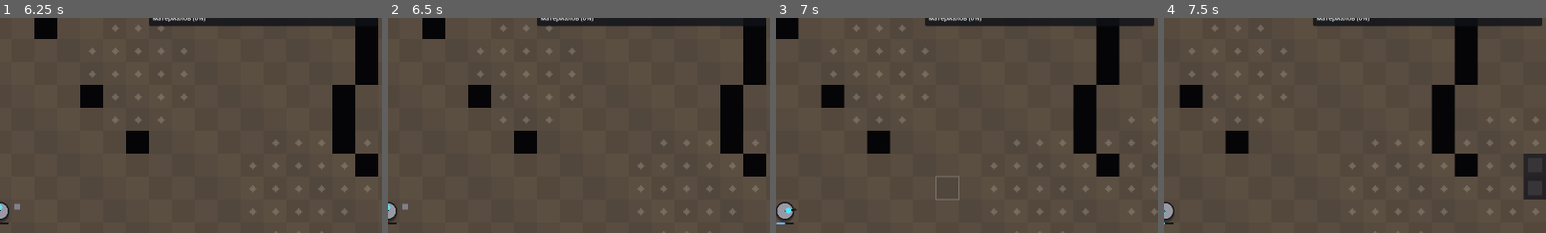
Above: before the commit, frames 1-4 (left to right).
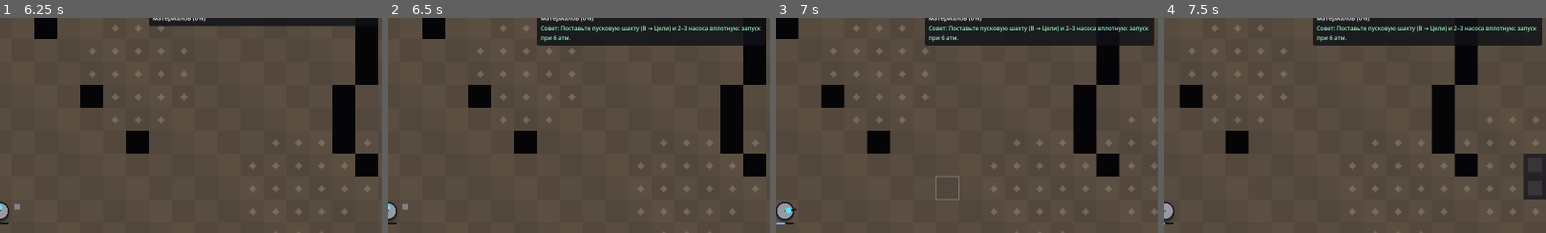
Above: after the commit, the same moments.

Repository: svagtozar/Pheuma
Game: Godot game, scene res://game/main.tscn
The game is run twice, just before and just after one commit, with the same random seed, the same clock (stepped at 60 frames per second) and the same inputs.
Inputs (mouse positions are % of the whole screen's width and height, from its top left):
- Up to frame 1 (6.25 s): click "Выбросить 1 кг" at 0.5 s; click "Выбросить 5 кг" at 1.25 s; click "Всё" at 2 s; click "Пропустить шаг" at 2.75 s; click "Пропустить шаг" at 3.5 s; click "Пропустить шаг" at 4.25 s; click "Пропустить шаг" at 5 s; click "Выключить обучение" at 5.75 s
- Up to frame 2 (6.5 s): no input
- Up to frame 3 (7 s): tap Enter at 6.5 s; move the mouse to (72, 45) at 6.52 s; hold D from 6.53 s (still down); hold Shift from 6.53 s (still down); click (72, 45) at 6.67 s; tap Space at 6.77 s
- Up to frame 4 (7.5 s): release D at 7.25 s; release Shift at 7.25 s; drag from (30, 55) to (45, 70) at 7.27 s
The pictures show only the part of the screen within x 50-100%, y 5-55%; the shares and areas given below are measured in that part.

Frame 1 is identical in both runs. In frame 2, 5.0% of the frame differs, in the area x 39-98%, y 3-13%; in frame 3, 5.0%; in frame 4, 5.1%, in the area x 39-99%, y 3-13%.

Commit message:
Первые минуты: совет «что дальше» под целью и указатель на карте
- core/advisor.gd: сначала диагностика простоев (некуда отдавать, склад
  полон, нет насоса в газовой сети, пушка без цели, залежь кончилась),
  потом шаг к текущему этапу для всех типов этапов.
- Совет не раскрывает скрытые теги: предлагает пробу, различающую тег,
  и машину, которая его даёт (с условием и пометкой о прокачке);
  незнакомые материалы не называет.
- HUD: строка «Совет» под целью (2 раза в секунду), в обучении скрыта;
  вид: пульсирующее кольцо на клетке или стрелка у робота, если клетка
  за краем экрана; переключатель в настройках.
- Тесты test_advisor.gd.

Co-Authored-By: Claude Opus 5.5 <noreply@anthropic.com>
Claude-Session: https://claude.ai/code/session_01HTmYj27ymvfgn1njUTRNRx

Diff:
--- /dev/null
+++ b/core/advisor.gd
@@ -0,0 +1,238 @@
+class_name Advisor
+## Совет «что дальше»: одна строка с конкретным шагом и клетка, на которую показать.
+## Сначала — почему стоит то, что уже построено (давление, некуда отдавать, склад полон,
+## пушка без цели), потом — шаг к текущему этапу цели. Совет опирается только на то,
+## что игрок уже знает: скрытые теги материалов он не выдаёт, а подсказывает, какой
+## пробой или какой машиной их искать.
+
+## {"text": String, "cell": Vector2i или null}
+static func advise(w: World) -> Dictionary:
+	if w.goals.completed:
+		return _r("Цель выполнена. N — новая планета.")
+	if w.goals.choice_pending():
+		return _r("Выберите путь в окне выбора этапа.")
+	if w.robot.hp < w.robot.max_hp() * 0.3:
+		var fab: Array = w.machines_of("fabricator")
+		return _r("Корпус на исходе — уйдите от опасности%s." % (", у фабрикатора корпус чинится" if not fab.is_empty() else ""),
+			fab[0].cell if not fab.is_empty() else null)
+	var d := diagnose(w)
+	if not d.is_empty():
+		return d
+	return stage_step(w, w.goals.current())
+
+static func _r(text: String, cell = null) -> Dictionary:
+	return {"text": text, "cell": cell}
+
+# ---------------------------------------------------------------- почему стоит
+
+## Первая машина, которая стоит по понятной причине, и что с этим сделать.
+static func diagnose(w: World) -> Dictionary:
+	var ids: Array = w.machines.keys()
+	ids.sort()
+	for id in ids:
+		var m: Machine = w.machines[id]
+		var name := "«%s» %d,%d" % [m.display_name(), m.cell.x, m.cell.y]
+		if not m.out_queue.is_empty():
+			var oc: Vector2i = m.out_cell(int(m.out_queue[0][1]))
+			var t = w.machine_at(oc)
+			if t == null:
+				return _r("%s: некуда отдавать груз — поставьте контейнер по стрелке выхода (%d,%d)." % [name, oc.x, oc.y], oc)
+			if t.is_storage() and t.capacity() > 0.0 and t.free_space() < m.out_queue[0][0].mass:
+				return _r("«%s» %d,%d полон — поставьте за ним ещё один или заберите груз (T у хранилища)." % [t.display_name(), oc.x, oc.y], oc)
+		if m is Processor and m.status.begins_with("мало давления") and not _has_pump(w, m):
+			return _r("%s: %s — поставьте насос вплотную или протяните трубу от насоса." % [name, m.status], m.cell)
+		if m is Cannon and not m.is_silo() and m.status.begins_with("нет цели"):
+			return _r("Пушке %d,%d некуда стрелять — L: клик по пушке, затем по приёмнику." % [m.cell.x, m.cell.y], m.cell)
+		if m is Cannon and not m.items.is_empty() and not _has_pump(w, m):
+			return _r("%s: нет насоса — поставьте насос вплотную, выстрел при %.0f атм." % [name, m.fire_pressure(w)], m.cell)
+		if m.kind == "drill" and m.status == "залежь пуста":
+			return _r("Залежь под буром %d,%d кончилась — снесите бур и поставьте на другую." % [m.cell.x, m.cell.y], m.cell)
+	return {}
+
+## Есть ли насос в той же газовой сети.
+static func _has_pump(w: World, m: Machine) -> bool:
+	if not w.gas.has_node(m.id):
+		return false
+	var seen := {m.id: true}
+	var queue: Array = [m.id]
+	while not queue.is_empty():
+		var id: int = queue.pop_back()
+		var x = w.machines.get(id)
+		if x != null and x.kind == "pump":
+			return true
+		for n in w.gas.neighbors(id):
+			if not seen.has(n):
+				seen[n] = true
+				queue.append(n)
+	return false
+
+# ---------------------------------------------------------------- шаг к этапу
+
+static func stage_step(w: World, st: Dictionary) -> Dictionary:
+	match st.type:
+		"build_count":
+			var have: int = w.machines_of(st.kind).size()
+			if st.kind == "drill":
+				var dep = nearest_deposit(w, null, w.starter.hardness + 0.5)
+				var where := " Ближайшая залежь — %d,%d." % [dep.x, dep.y] if dep != null else " Ищите залежи: цветные пятна, серые крестики — ещё не разглядели."
+				return _r("Поставьте бур на залежь (B → Бур), перед ним по стрелке — контейнер. Ещё %d.%s" % [st.n - have, where], dep)
+			return _r("Поставьте «%s» (B). Ещё %d." % [Buildings.name_of(st.kind), st.n - have])
+		"stockpile_tags":
+			for t in st.tags:
+				var have: float = w.stored_with_tag(t)
+				if have + 0.01 < st.tags[t]:
+					return tag_step(w, t, "в контейнер или бак (%.0f/%.0f кг)" % [have, st.tags[t]], "container")
+			return _r(st.desc)
+		"stockpile_mass":
+			return _r("Запасите больше: любой бур → контейнер. Хранилища считаются все, и в свёрнутых блоках тоже.")
+		"launch_mass", "launch_variety", "launch_tag", "launch_exotic":
+			return launch_step(w, st)
+		"deliveries":
+			if w.machines_of("cannon").is_empty():
+				return _r("Пушка (B → Пневматика) с насосом вплотную, приёмник в нескольких клетках, L — связать. Бур или Q кладёт груз в пушку.")
+			return _r("Капсулы, попавшие в приёмник, засчитываются: держите пушку заряженной (бур за ней) и под давлением.")
+		"discover_tags":
+			return _r("Узнайте ещё %d тегов: касание (Z) у залежей, пробы материалов из инвентаря, обработка в машинах." % max(0, st.n - w.robot.known_tags.size()))
+		"discover_interactions":
+			return _r("Взаимодействия открываются в обработчике: груз сзади, реагент слева. Пробуйте разные пары материалов.")
+		"discover_exotic":
+			return _r("Невозможные теги находят пробами и обработкой: облучатель, резонатор, сверхдавление в компрессоре.")
+		"machines_working":
+			var c := 0
+			for m in w.all_machines():
+				if m is Processor and m.busy != null and m.enabled:
+					c += 1
+			return _r("Машин обработки в работе: %d из %d. Каждой нужен свой поток груза — бур за ней." % [c, st.n])
+		"sensor_network":
+			var c := 0
+			for m in w.machines_of("sensor"):
+				if not w.logic.wires_from(m.id).is_empty():
+					c += 1
+			return _r("Датчики с проводом: %d из %d. Поставьте датчик у контейнера и проведите провод (V) к машине." % [c, st.n])
+		"vent_gas":
+			return _r("Выпускайте газ: декомпрессор или насос в режиме откачки (в инспекторе насоса).")
+		"excavate":
+			return _r("Раскопки: встаньте на клетку руин (сиреневые с рамкой) и удерживайте E.")
+		"dome_env", "beacon_hold":
+			var kind := "dome" if st.type == "dome_env" else "beacon"
+			var ms: Array = w.machines_of(kind)
+			if ms.is_empty():
+				return _r("Поставьте «%s» (B → Цели) и насосы рядом." % Buildings.name_of(kind))
+			return _r("Держите условия у «%s»: смотрите давление и температуру в инспекторе (клик по нему)." % Buildings.name_of(kind), ms[0].cell)
+	return _r(st.desc)
+
+## Запуски на орбиту: шахта, давление, груз.
+static func launch_step(w: World, st: Dictionary) -> Dictionary:
+	var silos: Array = w.machines_of("launch_silo")
+	if silos.is_empty():
+		return _r("Поставьте пусковую шахту (B → Цели) и 2–3 насоса вплотную: запуск при 6 атм.")
+	var s: Cannon = silos[0]
+	if s.items.is_empty():
+		if st.type == "launch_tag":
+			return tag_step(w, st.tag, "в пусковую шахту", "launch_silo")
+		return _r("Шахта пуста: подведите к ней бур или положите груз (Q рядом с шахтой).", s.cell)
+	var p: float = w.gas.pressure(s.id)
+	if p < s.fire_pressure(w):
+		return _r("Шахте нужно %.0f атм, сейчас %.1f — ещё насос вплотную или ждите." % [s.fire_pressure(w), p], s.cell)
+	if st.type == "launch_variety":
+		return _r("Нужно ещё %d разных материалов на орбите — подкладывайте в шахту разные." % max(0, st.n - w.launched.subs.size()), s.cell)
+	return _r("Шахта под давлением — груз уходит на орбиту.", s.cell)
+
+## Как получить материал с тегом — только из того, что игрок знает.
+static func tag_step(w: World, tag: String, dest: String, sink: String) -> Dictionary:
+	var tn := MaterialTags.display(tag)
+	# Известный материал с тегом, который можно накопать.
+	for s in w.planet.materials:
+		if tag in w.known_tags_of(s):
+			var dep = nearest_deposit(w, s)
+			if dep != null:
+				return _r("«%s» есть у %s: бур на залежь %d,%d → %s %s." % [tn, s.name, dep.x, dep.y, Buildings.name_of(sink).to_lower(), dest], dep)
+	# Уже в руках (например, после обработки).
+	for id in w.robot.inventory:
+		var s: Substance = w.db.get_sub(id)
+		if tag in w.known_tags_of(s):
+			return _r("У вас есть %s с «%s» — положите %s (Q у постройки)." % [s.name, tn, dest])
+	# Не проверенные на этот тег материалы: какой пробой проверить.
+	var how := _how_to_check(tag)
+	var unchecked: Array = []
+	var unseen := 0
+	for s in w.planet.materials:
+		if tag in w.known_tags_of(s) or tag in w.excluded_of(s) or nearest_deposit(w, s) == null:
+			continue
+		if seen(w, s):
+			unchecked.append(s)
+		else:
+			unseen += 1
+	var makers := makers_of(w, tag)
+	var tail := (" Или обработкой: %s." % makers) if makers != "" else ""
+	if unchecked.is_empty() and unseen > 0:
+		var dep = nearest_deposit(w)
+		return _r("«%s» ещё не нашли. Накопайте образцы (E у залежи) и %s.%s" % [tn, _lc(_how_to_check(tag)), tail], dep)
+	if not unchecked.is_empty():
+		var names: Array = unchecked.slice(0, 3).map(func(s): return s.name)
+		var dep = nearest_deposit(w, unchecked[0])
+		return _r("«%s» ещё не нашли. %s: %s%s.%s" % [tn, how, ", ".join(names), "…" if unchecked.size() > 3 else "", tail], dep)
+	if makers != "":
+		return _r("«%s» нет в сырье — получите обработкой: %s." % [tn, makers])
+	return _r("«%s»: ищите новые залежи — сканер и прокачка «Собирателя» показывают дальние." % tn)
+
+## Игрок уже встречал материал: касался его или держал образец.
+static func seen(w: World, s: Substance) -> bool:
+	return w.is_analyzed(s) or w.robot.mass_of(s.id) > 0.0 or not w.known_tags_of(s).is_empty() or not w.excluded_of(s).is_empty()
+
+static func _lc(t: String) -> String:
+	return t.substr(0, 1).to_lower() + t.substr(1)
+
+static func _how_to_check(tag: String) -> String:
+	if tag in Probes.VISIBLE:
+		return "Коснитесь залежи (Z рядом)"
+	for pid in Probes.ORDER:
+		if tag in Probes.PROBES[pid].tags:
+			return "Проверьте пробой «%s»" % Probes.PROBES[pid].n
+	return "Следите за материалами в машинах — тег выдаст себя поведением"
+
+## Машины, которые добавляют тег, с условием: «Компрессор (из «плотный», от 6 атм)».
+## Сначала открытые, потом закрытые с пометкой.
+static func makers_of(w: World, tag: String) -> String:
+	var open: Array = []
+	var locked: Array = []
+	for pid in Processes.PROCESSES:
+		var k := Planner.kind_of(pid)
+		if k == "":
+			continue
+		for rule in Processes.PROCESSES[pid].get("rules", []):
+			if not tag in rule.get("add", []):
+				continue
+			var cond: Array = []
+			if not rule.get("all", []).is_empty():
+				cond.append("из " + ", ".join(rule.all.map(func(t): return "«%s»" % MaterialTags.display(t))))
+			elif not rule.get("any", []).is_empty():
+				cond.append("из " + " или ".join(rule.any.map(func(t): return "«%s»" % MaterialTags.display(t))))
+			if rule.has("min_p"):
+				cond.append("от %.0f атм" % rule.min_p)
+			var txt := Buildings.name_of(k) + (" (%s)" % ", ".join(cond) if not cond.is_empty() else "")
+			if w.robot.unlocked.has(k):
+				open.append(txt)
+			else:
+				locked.append(txt.trim_suffix(")") + (", " if txt.ends_with(")") else " (") + "открыть в прокачке)")
+			break
+	return "; ".join(open.slice(0, 2)) if not open.is_empty() else ("" if locked.is_empty() else locked[0])
+
+## Ближайшая к роботу свободная залежь (материала s, если задан).
+static func nearest_deposit(w: World, s: Substance = null, max_hard: float = INF):
+	var best = null
+	var bd := INF
+	var rc := w.robot_cell()
+	for c in w.planet.deposits:
+		var dep = w.planet.deposits[c]
+		if dep.amount <= 0.0 or w.grid.has(c):
+			continue
+		if s != null and dep.sub != s.id:
+			continue
+		if max_hard < INF and w.db.get_sub(dep.sub) != null and w.db.get_sub(dep.sub).hardness > max_hard:
+			continue
+		var dd := Vector2(c - rc).length()
+		if dd < bd:
+			bd = dd
+			best = c
+	return best
--- a/game/main.gd
+++ b/game/main.gd
@@ -209,6 +209,8 @@
 	ui_scale = float(st.get("ui_scale", 1.0))
 	ui_layer.scale = Vector2(ui_scale, ui_scale)
 	autosave_every = float(st.get("autosave", 120.0))
+	if hud != null:
+		hud.advice_on = st.get("advice", true)
 	if DisplayServer.get_name() != "headless":
 		var full: bool = st.get("fullscreen", false)
 		var cur := DisplayServer.window_get_mode()
--- a/game/ui/hud.gd
+++ b/game/ui/hud.gd
@@ -7,6 +7,10 @@
 
 var info_label: Label
 var goal_label: Label
+var advice_label: Label
+var advice_on := true
+var advice := {}          # последний совет: {text, cell}
+var _adv_t := 0.0
 var log_label: Label
 var status_label: Label
 var msg_label: Label
@@ -135,7 +139,14 @@
 	var tl := _panel(Vector2(8, 8), Vector2(330, 0))
 	info_label = _label(tl, 12)
 	var tr := _panel(Vector2(-488, 8), Vector2(480, 0), Control.PRESET_TOP_RIGHT)
-	goal_label = _label(tr, 13)
+	var trv := VBoxContainer.new()
+	tr.add_child(trv)
+	goal_label = _label(trv, 13)
+	goal_label.custom_minimum_size = Vector2(464, 0)
+	advice_label = _label(trv, 12)
+	advice_label.add_theme_color_override("font_color", Color(0.6, 0.95, 0.75))
+	advice_label.autowrap_mode = TextServer.AUTOWRAP_WORD_SMART
+	advice_label.custom_minimum_size = Vector2(464, 0)
 
 	var invp := _panel(Vector2(8, 190), Vector2(330, 0))
 	var iv := VBoxContainer.new()
@@ -688,6 +699,12 @@
 		p.name, p.seed_value, ", ".join(p.tags.map(func(t): return PlanetTags.display(t))),
 		p.ambient_temp, p.atm_pressure, p.gravity, r.knowledge, r.known_tags.size(), world.machines.size(), world.machine_limit()]
 	goal_label.text = world.goals.text()
+	_adv_t -= 0.1
+	if _adv_t <= 0.0:
+		_adv_t = 0.5
+		advice = Advisor.advise(world) if advice_on and main.tutorial == null else {}
+		advice_label.text = ("Совет: " + advice.text) if not advice.is_empty() else ""
+		advice_label.visible = not advice.is_empty()
 	var ev: Array = world.events.slice(max(0, world.events.size() - 9))
 	log_label.text = "\n".join(ev.map(func(e): return e.text))
 	var abil: Array = []
--- a/game/ui/menus.gd
+++ b/game/ui/menus.gd
@@ -220,6 +220,7 @@
 var scale_slider: HSlider
 var scale_label: Label
 var full_check: CheckBox
+var advice_check: CheckBox
 var autosave_opt: OptionButton
 const AUTOSAVE := [0.0, 60.0, 120.0, 300.0]
 const AUTOSAVE_NAMES := ["выключено", "каждую минуту", "каждые 2 минуты", "каждые 5 минут"]
@@ -260,6 +261,11 @@
 	full_check.text = "включить"
 	full_check.toggled.connect(func(on): main.set_setting("fullscreen", on); main.apply_settings())
 	g.add_child(full_check)
+	add_label.call("Советы «что дальше»")
+	advice_check = CheckBox.new()
+	advice_check.text = "показывать"
+	advice_check.toggled.connect(func(on): main.set_setting("advice", on); main.apply_settings())
+	g.add_child(advice_check)
 	add_label.call("Автосохранение")
 	autosave_opt = OptionButton.new()
 	for i in AUTOSAVE_NAMES.size():
@@ -274,6 +280,7 @@
 	vol_slider.set_value_no_signal(float(st.get("volume", 0.8)))
 	scale_slider.value = float(st.get("ui_scale", 1.0))
 	full_check.set_pressed_no_signal(st.get("fullscreen", false))
+	advice_check.set_pressed_no_signal(st.get("advice", true))
 	autosave_opt.select(max(0, AUTOSAVE.find(float(st.get("autosave", 120.0)))))
 	show_panel("settings")
 
--- a/game/world_view.gd
+++ b/game/world_view.gd
@@ -87,7 +87,23 @@
 	_draw_projectiles()
 	_draw_tool_preview()
 	_draw_hover()
+	_draw_advice(vr)
 	prof_draw_us += Time.get_ticks_usec() - t0
+
+## Куда показывает совет: кольцо на клетке, а если она за краем экрана — стрелка у робота.
+func _draw_advice(vr: Rect2i) -> void:
+	if main == null or main.hud == null or main.hud.advice.is_empty() or main.hud.advice.cell == null:
+		return
+	var c: Vector2i = main.hud.advice.cell
+	var col := Color(0.6, 0.95, 0.75, 0.55 + 0.35 * sin(_t * 4.0))
+	if vr.has_point(c):
+		draw_arc(cell_center(c), T * (0.62 + 0.06 * sin(_t * 4.0)), 0.0, TAU, 24, col, 2.5)
+		return
+	var from := world.robot.pos * T
+	var dir := (cell_center(c) - from).normalized()
+	var tip := from + dir * T * 1.6
+	var side := Vector2(-dir.y, dir.x) * 7.0
+	draw_colored_polygon(PackedVector2Array([tip, tip - dir * 12.0 + side, tip - dir * 12.0 - side]), col)
 
 ## Чанки карты: создаются под мир, перезапекаются раз в 0,25 с, если изменились
 ## (видимые — сразу, остальные — по одному за проверку).
--- /dev/null
+++ b/tests/test_advisor.gd
@@ -0,0 +1,91 @@
+extends GutTest
+## Совет «что дальше»: диагностика простоев и шаг к этапу без раскрытия скрытых тегов.
+
+var H := TestHelpers
+
+func _stage(w: World, st: Dictionary) -> void:
+	w.planet.goal = {"id": "t", "n": "Тест", "stages": [st, st, st]}
+	w.goals.stage = 0
+
+func test_start_points_to_nearest_deposit_for_drill_stage():
+	var w := H.world()
+	_stage(w, {"type": "build_count", "kind": "drill", "n": 4, "desc": "Поставить 4 бура"})
+	w.planet.deposits[Vector2i(24, 20)] = {"sub": w.starter.id, "amount": 50.0}
+	w.planet.deposits[Vector2i(35, 35)] = {"sub": w.starter.id, "amount": 50.0}
+	var a := Advisor.advise(w)
+	assert_true(a.text.contains("бур"), a.text)
+	assert_eq(a.cell, Vector2i(24, 20), "показывает ближайшую залежь")
+
+func test_drill_without_output_is_diagnosed():
+	var w := H.world()
+	var c := Vector2i(12, 12)
+	w.planet.deposits[c] = {"sub": w.starter.id, "amount": 50.0}
+	w.place("drill", c, 0, w.starter, true)
+	H.run(w, 20.0)
+	var a := Advisor.advise(w)
+	assert_true(a.text.contains("некуда отдавать"), a.text)
+	assert_eq(a.cell, c + Vector2i(1, 0), "показывает клетку выхода")
+
+func test_full_container_is_diagnosed():
+	var w := H.world()
+	var c := Vector2i(12, 12)
+	w.planet.deposits[c] = {"sub": w.starter.id, "amount": 500.0}
+	w.place("drill", c, 0, w.starter, true)
+	var box := w.place("container", c + Vector2i(1, 0), 0, w.starter, true)
+	box.store(Portion.new(w.starter, box.capacity() - 0.5))
+	H.run(w, 20.0)
+	assert_true(Advisor.advise(w).text.contains("полон"))
+
+func test_low_pressure_without_pump_asks_for_pump():
+	var w := H.world()
+	var d := w.db.add(Substance.new("d", "Д", ["porous"]))
+	w.robot.unlocked["compressor"] = true
+	var comp := w.place("compressor", Vector2i(12, 12), 0, w.starter, true)
+	comp.store(Portion.new(d, 2.0))
+	H.run(w, 1.0)
+	assert_true(Advisor.advise(w).text.contains("насос"), Advisor.advise(w).text)
+	w.place("pump", Vector2i(12, 13), 0, w.starter, true)
+	H.run(w, 0.5)
+	assert_false(Advisor.diagnose(w).get("text", "").contains("насос вплотную"), "насос уже стоит — не просим ещё")
+
+func test_cannon_without_target():
+	var w := H.world()
+	var gun := w.place("cannon", Vector2i(12, 12), 0, w.starter, true)
+	w.place("pump", Vector2i(12, 13), 0, w.starter, true)
+	gun.store(Portion.new(w.starter, 2.0))
+	H.run(w, 1.0)
+	assert_true(Advisor.advise(w).text.contains("L"), Advisor.advise(w).text)
+
+func test_stockpile_does_not_reveal_hidden_tag():
+	var w := H.world()
+	var s := w.db.add(Substance.new("cond", "Проводник", ["conductive", "brittle"]))
+	w.planet.materials.append(s)
+	w.planet.deposits[Vector2i(25, 25)] = {"sub": s.id, "amount": 50.0}
+	_stage(w, {"type": "stockpile_tags", "tags": {"conductive": 10.0}, "desc": "Запасти проводящее"})
+	var a := Advisor.advise(w)
+	assert_false(a.text.contains("Проводник"), "незнакомый материал не называется: " + a.text)
+	assert_true(a.text.contains("Ток"), "подсказывает пробу, которая различает тег: " + a.text)
+	# Образец в руках — материал знаком, но тег ещё не проверен.
+	w.robot.add_item(Portion.new(s, 2.0))
+	a = Advisor.advise(w)
+	assert_true(a.text.contains("Проводник") and a.text.contains("Ток"), a.text)
+	# Тег узнан — совет ведёт к залежи.
+	w.robot.sub_known[s.id] = {"conductive": true}
+	a = Advisor.advise(w)
+	assert_true(a.text.contains("есть у Проводник"), a.text)
+	assert_eq(a.cell, Vector2i(25, 25))
+
+func test_makers_of_names_machine_and_condition():
+	var w := H.world()
+	var t := Advisor.makers_of(w, "crystalline")
+	assert_true(t.contains("Компрессор"), t)
+	assert_true(t.contains("6 атм"), t)
+
+func test_launch_steps():
+	var w := H.world()
+	_stage(w, {"type": "launch_mass", "mass": 20.0, "desc": "На орбиту 20 кг"})
+	assert_true(Advisor.advise(w).text.contains("пусковую шахту"))
+	var silo := w.place("launch_silo", Vector2i(12, 12), 0, w.starter, true)
+	assert_true(Advisor.advise(w).text.contains("пуста"))
+	silo.store(Portion.new(w.starter, 5.0))
+	assert_true(Advisor.advise(w).text.contains("атм"))
Not shown, added: core/advisor.gd.uid
Not shown, added: tests/test_advisor.gd.uid
